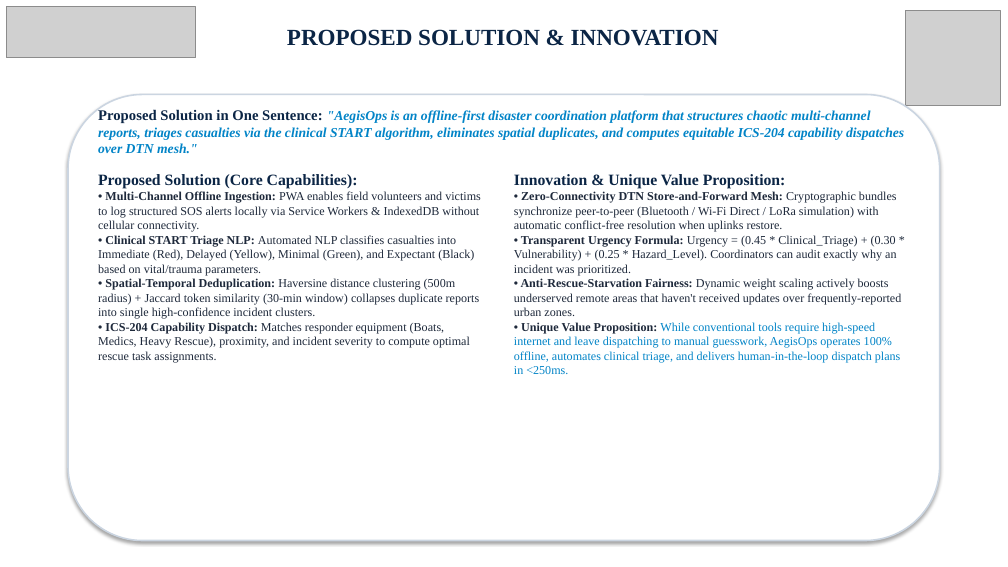
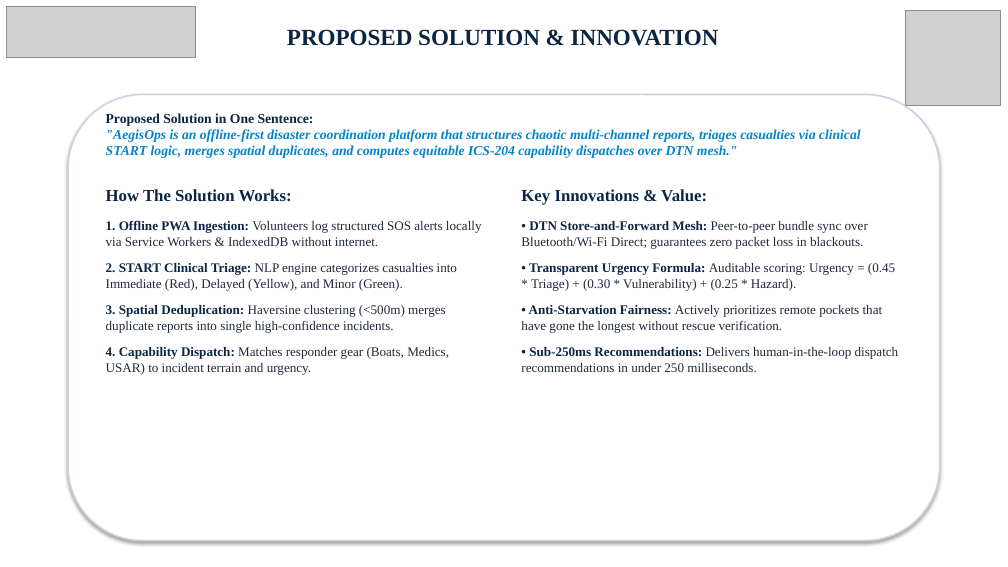
Before and after one commit to ujwal-naik/aegisops, a slide deck: slide 3 of AegisOps_Official_Pitch.pptx. Drawn at 1008x567 pixels with LibreOffice and Linux fonts; fonts in the diff are those of the drawing; grey boxes stand for pictures; background and template pictures are left out. Boxes give left, top, right and bottom in pixels: in the first picture for what was removed or moved away, otherwise in the second. Text is boxed around its words. In the diff, an @@ line names an element or a change of style, - is before the commit and + after.

```diff
--- a/AegisOps_Official_Pitch.pptx
+++ b/AegisOps_Official_Pitch.pptx
@@ text at [106, 113, 861, 158]: text changed @@
-Proposed Solution in One Sentence: "AegisOps is an offline-first disaster coordination platform that structures chaotic multi-channel reports, triages casualties via the clinical START algorithm, eliminates spatial duplicates, and computes equitable ICS-204 capability dispatches over DTN mesh."
+Proposed Solution in One Sentence:
+"AegisOps is an offline-first disaster coordination platform that structures chaotic multi-channel reports, triages casualties via clinical START logic, merges spatial duplicates, and computes equitable ICS-204 capability dispatches over DTN mesh."
@@ text at [106, 189, 482, 375]: text changed; size 11.5 to 12.5 pt @@
-Proposed Solution (Core Capabilities):
-• Multi-Channel Offline Ingestion: PWA enables field volunteers and victims to log structured SOS alerts locally via Service Workers & IndexedDB without cellular connectivity.
-• Clinical START Triage NLP: Automated NLP classifies casualties into Immediate (Red), Delayed (Yellow), Minimal (Green), and Expectant (Black) based on vital/trauma parameters.
-• Spatial-Temporal Deduplication: Haversine distance clustering (500m radius) + Jaccard token similarity (30-min window) collapses duplicate reports into single high-confidence incident clusters.
-• ICS-204 Capability Dispatch: Matches responder equipment (Boats, Medics, Heavy Rescue), proximity, and incident severity to compute optimal rescue task assignments.
+How The Solution Works:
+1. Offline PWA Ingestion: Volunteers log structured SOS alerts locally via Service Workers & IndexedDB without internet.
+2. START Clinical Triage: NLP engine categorizes casualties into Immediate (Red), Delayed (Yellow), and Minor (Green).
+3. Spatial Deduplication: Haversine clustering (<500m) merges duplicate reports into single high-confidence incidents.
+4. Capability Dispatch: Matches responder gear (Boats, Medics, USAR) to incident terrain and urgency.
@@ text at [521, 189, 899, 372]: text changed; size 11.5 to 12.5 pt @@
-Innovation & Unique Value Proposition:
-• Zero-Connectivity DTN Store-and-Forward Mesh: Cryptographic bundles synchronize peer-to-peer (Bluetooth / Wi-Fi Direct / LoRa simulation) with automatic conflict-free resolution when uplinks restore.
-• Transparent Urgency Formula: Urgency = (0.45 * Clinical_Triage) + (0.30 * Vulnerability) + (0.25 * Hazard_Level). Coordinators can audit exactly why an incident was prioritized.
-• Anti-Rescue-Starvation Fairness: Dynamic weight scaling actively boosts underserved remote areas that haven't received updates over frequently-reported urban zones.
-• Unique Value Proposition: While conventional tools require high-speed internet and leave dispatching to manual guesswork, AegisOps operates 100% offline, automates clinical triage, and delivers human-in-the-loop dispatch plans in <250ms.
+Key Innovations & Value:
+• DTN Store-and-Forward Mesh: Peer-to-peer bundle sync over Bluetooth/Wi-Fi Direct; guarantees zero packet loss in blackouts.
+• Transparent Urgency Formula: Auditable scoring: Urgency = (0.45 * Triage) + (0.30 * Vulnerability) + (0.25 * Hazard).
+• Anti-Starvation Fairness: Actively prioritizes remote pockets that have gone the longest without rescue verification.
+• Sub-250ms Recommendations: Delivers human-in-the-loop dispatch recommendations in under 250 milliseconds.
```
Also in this commit, not shown: 6 other slides changed, 15 other files.
